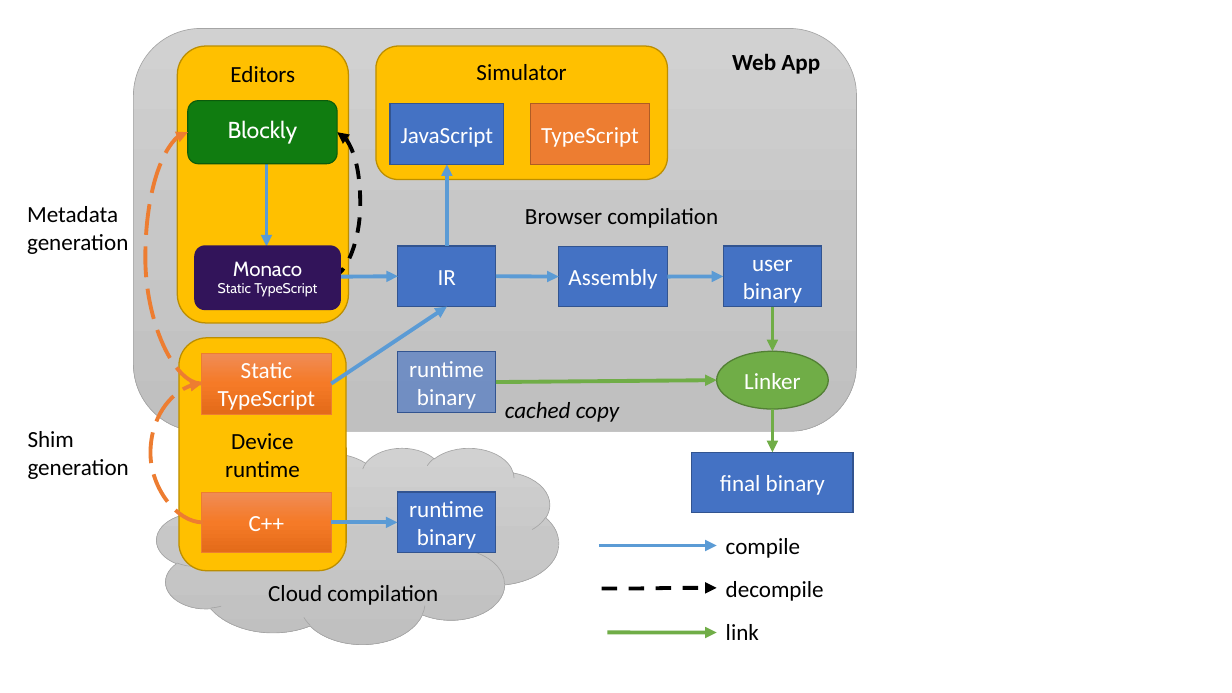
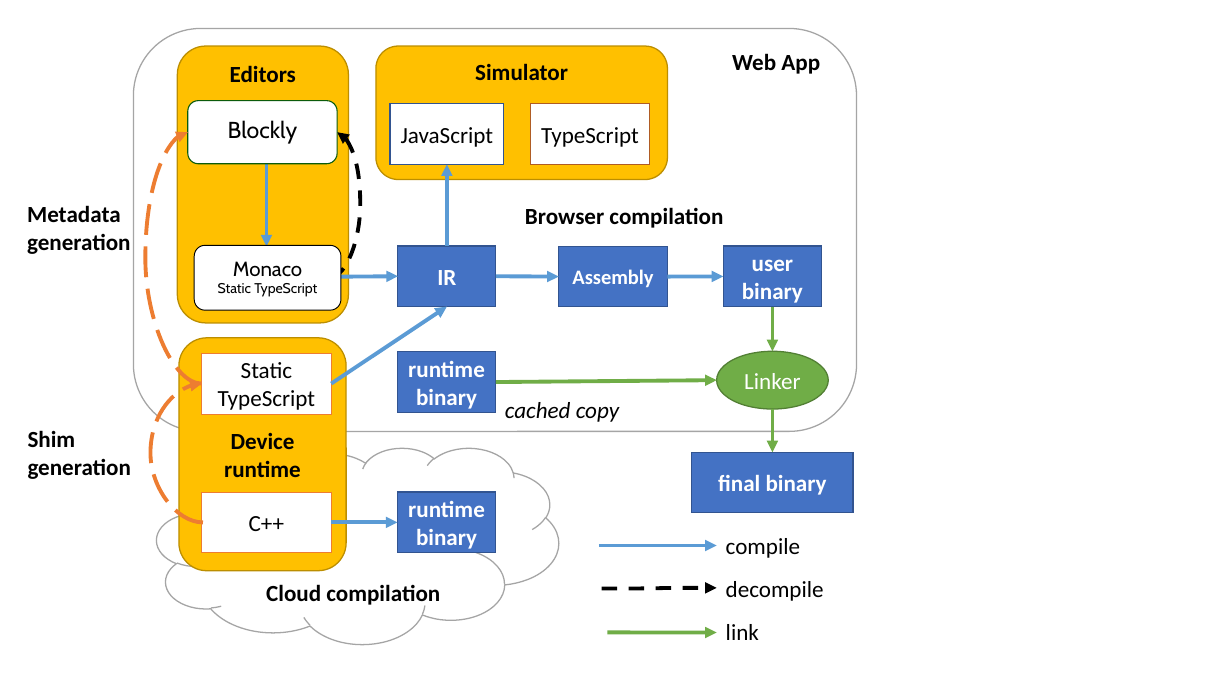
Before and after one commit to microsoft/pxt, a slide deck: slide 2 of papers/tr2017/diagrams.pptx. Drawn at 1232x693 pixels with LibreOffice and Linux fonts; fonts in the diff are those of the drawing. Boxes give left, top, right and bottom in pixels: in the first picture for what was removed or moved away, otherwise in the second. Text is boxed around its words. In the diff, an @@ line names an element or a change of style, - is before the commit and + after.

```diff
--- a/papers/tr2017/diagrams.pptx
+++ b/papers/tr2017/diagrams.pptx
@@ rounded rectangle at box(133, 29, 857, 432): fill gradient #D2D2D2 to #C8C8C8 to #C0C0C0 to none; outline #A5A5A5 0.5 pt to #A5A5A5 1 pt @@
@@ rounded rectangle "Blockly" at box(188, 101, 337, 164): text colour #FFFFFF to #000000; fill #107C10 to #FFFFFF @@
@@ rectangle "JavaScript" at box(390, 104, 504, 165): text colour #FFFFFF to #000000; fill #4472C4 to #FFFFFF @@
@@ rectangle "TypeScript" at box(531, 104, 649, 165): text colour #FFFFFF to #000000; fill #ED7D31 to #FFFFFF @@
@@ bold on in 11 elements at box(376, 46, 668, 179), box(179, 338, 347, 571), box(177, 46, 348, 323), box(397, 493, 496, 554), box(398, 246, 496, 307), box(28, 430, 131, 479), box(724, 246, 823, 307), box(692, 452, 854, 513), box(266, 584, 440, 608), box(27, 205, 130, 254), box(525, 207, 723, 228) @@
@@ rounded rectangle "Monaco" at box(194, 246, 341, 311): text colour #FFFFFF to #000000; fill #32145A to #FFFFFF; outline none to #000000 0.75 pt @@
@@ rectangle "Assembly" at box(559, 247, 668, 308): size 18 to 16 pt, bold on @@
@@ rectangle "Static" at box(201, 353, 331, 414): text colour #FFFFFF to #000000; fill gradient #F18C57 to #F67B28 to #E56C19 to #FFFFFF @@
@@ rectangle "runtime" at box(397, 352, 496, 413): bold on; fill #4472C4 at 63% opacity to #4472C4 @@
@@ cloud at box(157, 448, 559, 644): fill gradient #D2D2D2 to #C8C8C8 to #C0C0C0 to none; outline #A5A5A5 0.5 pt to #A5A5A5 1 pt @@
@@ rectangle "C++" at box(201, 493, 331, 554): text colour #FFFFFF to #000000; fill gradient #F18C57 to #F67B28 to #E56C19 to #FFFFFF @@
```
Also in this commit, not shown: 3 other files.
